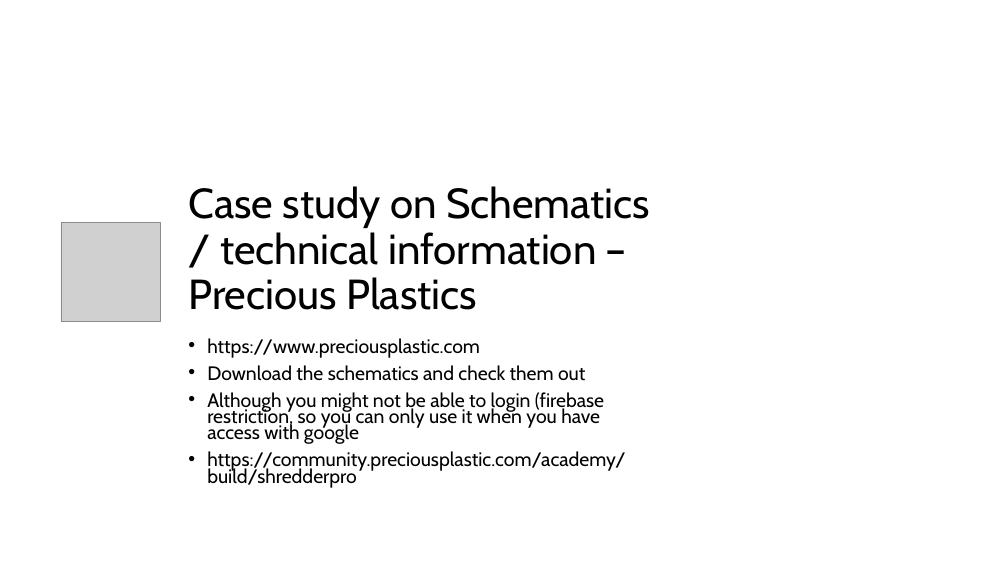
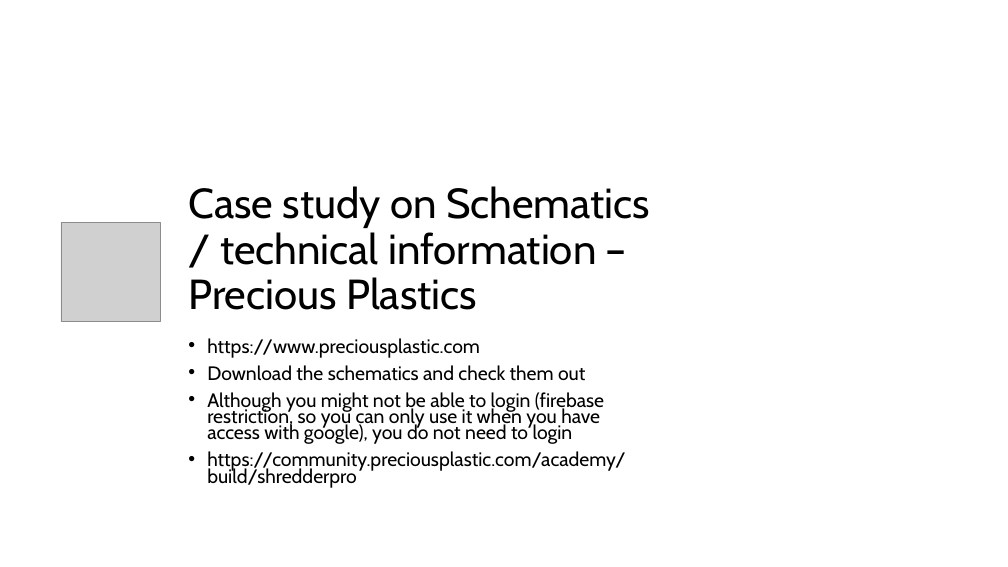
Before and after one commit to JLNU-EETC3433/courseware, a slide deck: slide 2 of 20241101-lesson6.pptx. Drawn at 1008x567 pixels with LibreOffice and Linux fonts; fonts in the diff are those of the drawing; grey boxes stand for pictures. Boxes give left, top, right and bottom in pixels: in the first picture for what was removed or moved away, otherwise in the second. Text is boxed around its words. In the diff, an @@ line names an element or a change of style, - is before the commit and + after.

```diff
--- a/20241101-lesson6.pptx
+++ b/20241101-lesson6.pptx
@@ text at <box>207,392,604,444</box>: text changed @@
-• Although you might not be able to login (firebase restriction, so you can only use it when you have access with google
+• Although you might not be able to login (firebase restriction, so you can only use it when you have access with google), you do not need to login
```
